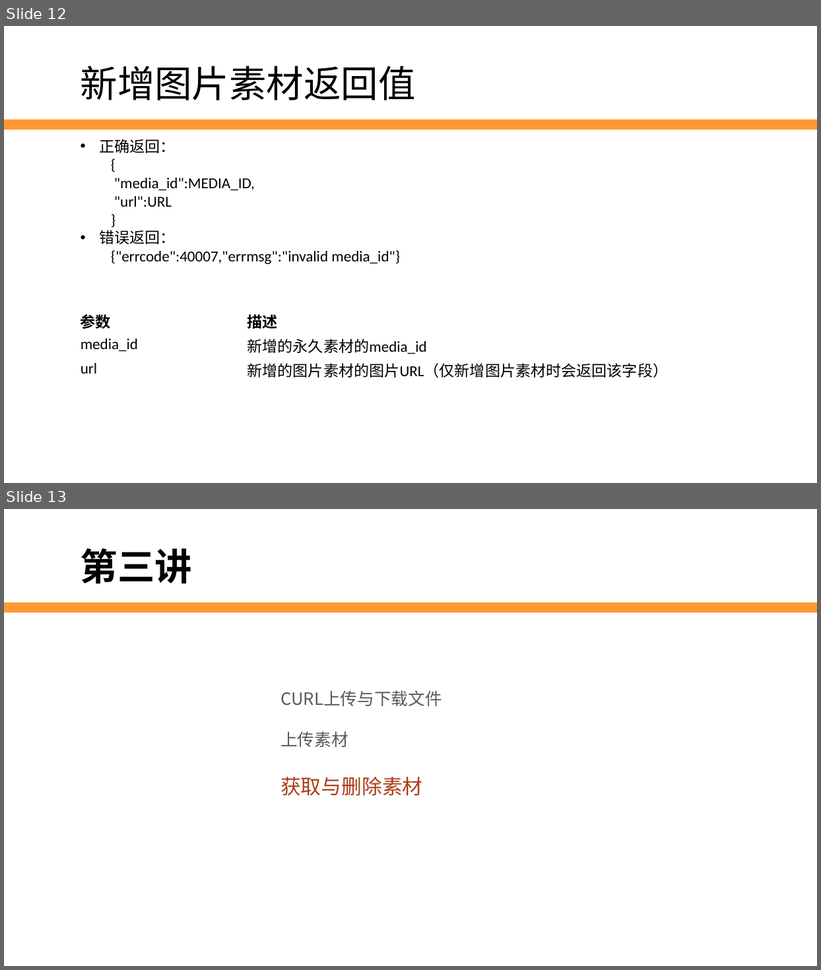
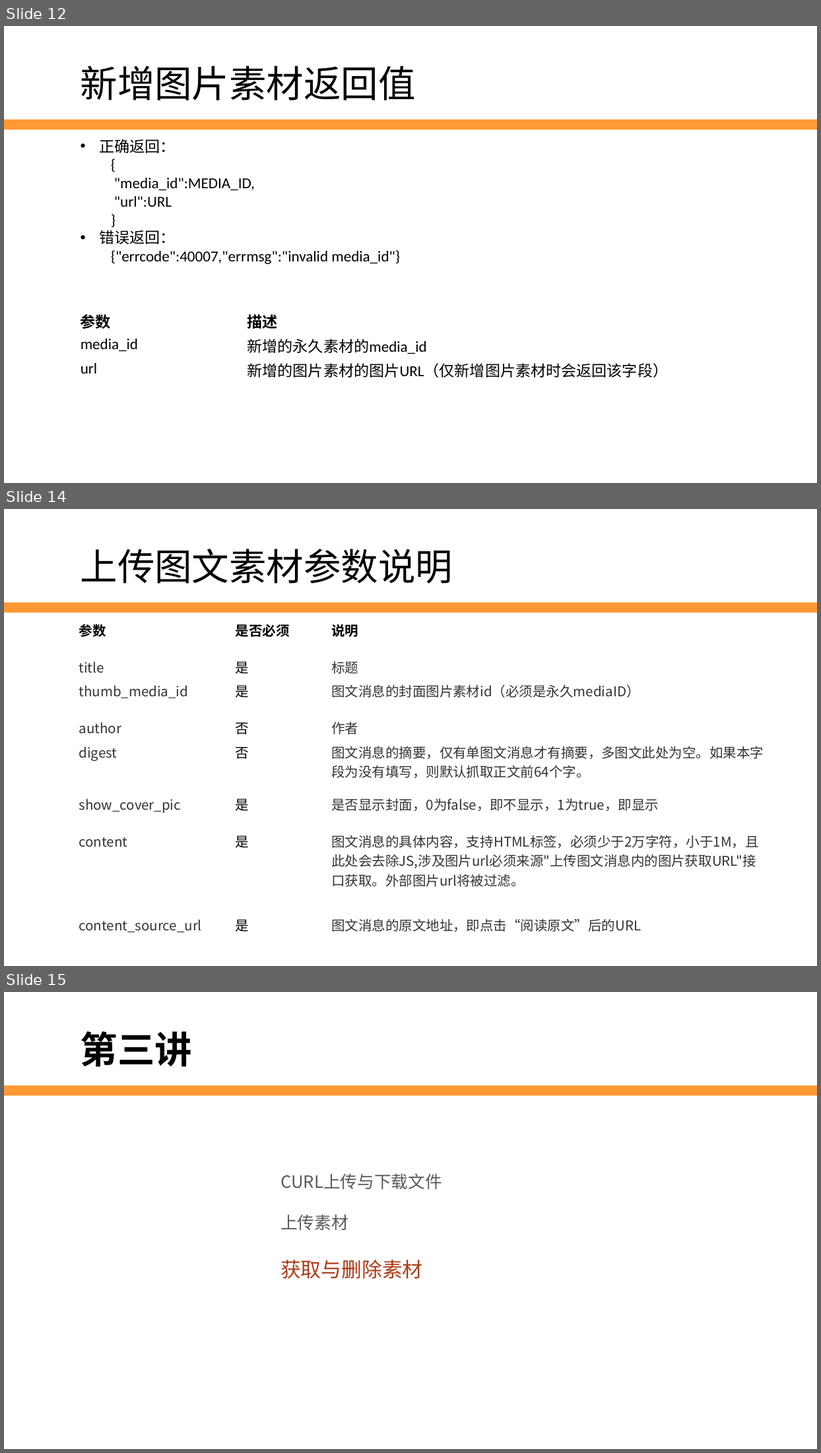
Before and after one commit to edu2act/2017-2018_1st_Wechat_Web_Programming, a slide deck: 第7讲 素材与图文消息.pptx. Shown one above the other, each under a label of ours: slides 12 and 13 before the commit, slides 12, 14 and 15 after it; the slides between them are not shown. The pictures are 821x970 and 821x1453 pixels, drawn with LibreOffice and Linux fonts; fonts in the diff are those of the drawing; background and template pictures are left out. Boxes give left, top, right and bottom in pixels: in the first picture for what was removed or moved away, otherwise in the second. Text is boxed around its words. In the diff, an @@ line names an element or a change of style, - is before the commit and + after.

```diff
--- a/第7讲 素材与图文消息.pptx
+++ b/第7讲 素材与图文消息.pptx
@@ slide 14 added at [4, 509, 817, 966], background #FFFFFF; not listed: 1 template element that a slide beside it also shows @@
@@ text added at [81, 549, 453, 584], 44 pt, text #000000 @@
+上传图文素材参数说明
@@ table added at [74, 618, 772, 949], 8 rows, 3 columns @@
+参数 | 是否必须 | 说明
+title | 是 | 标题
+thumb_media_id | 是 | 图文消息的封面图片素材id（必须是永久mediaID）
+author | 否 | 作者
+digest | 否 | 图文消息的摘要，仅有单图文消息才有摘要，多图文此处为空。如果本字段为没有填写，则默认抓取正文前64个字。
+show_cover_pic | 是 | 是否显示封面，0为false，即不显示，1为true，即显示
+content | 是 | 图文消息的具体内容，支持HTML标签，必须少于2万字符，小于1M，且此处会去除JS,涉及图片url必须来源"上传图文消息内的图片获取URL"接口获取。外部图片url将被过滤。
+content_source_url | 是 | 图文消息的原文地址，即点击“阅读原文”后的URL
@@ what was slide 13 is now slide 15 @@
```
Also in this commit, not shown: 2 slides changed, 1 other slide added, 1 other file.
